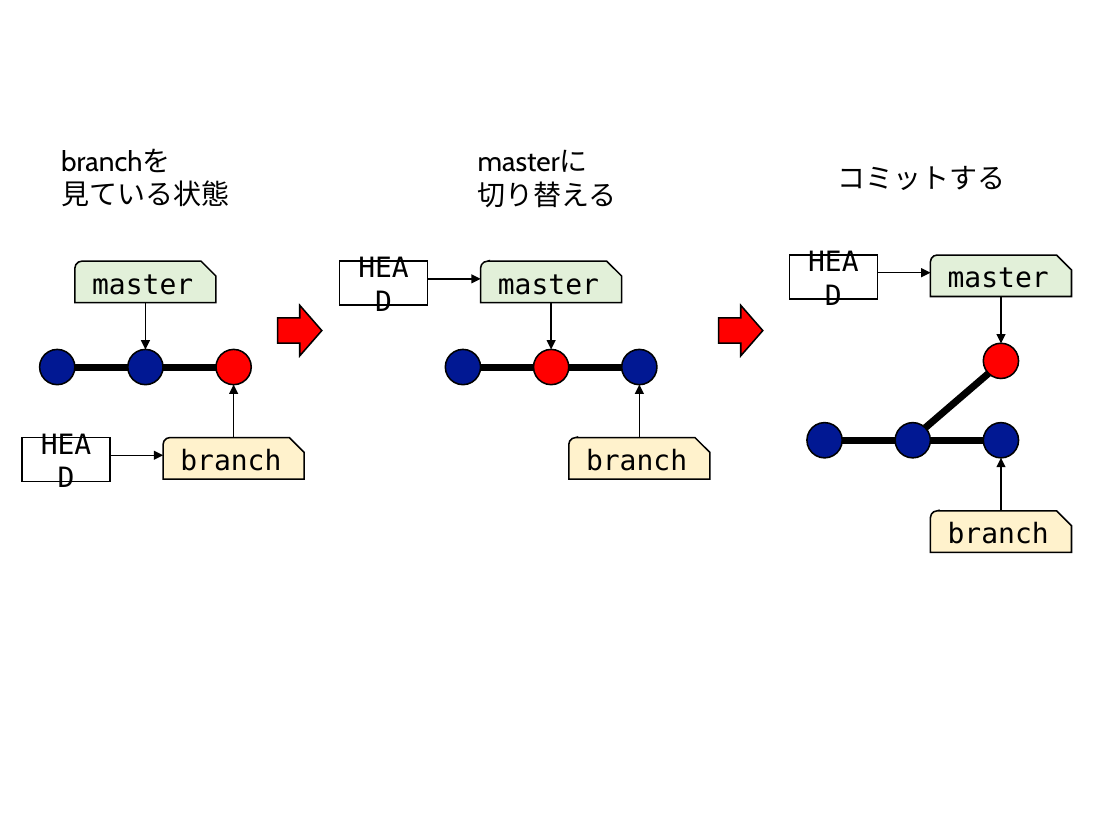
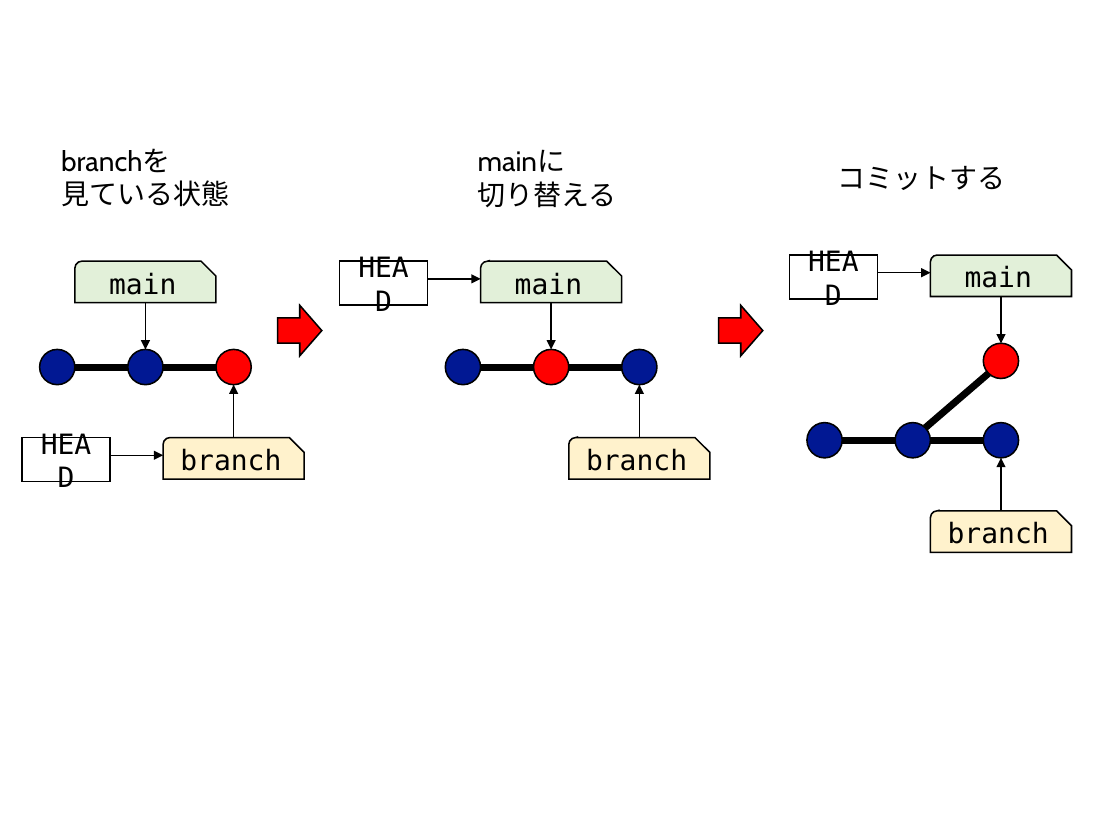
Before and after one commit to kaityo256/github, a slide deck: slide 12 of term/fig/fig.pptx (slide 10 before the commit). Drawn at 1120x840 pixels with LibreOffice and Linux fonts; fonts in the diff are those of the drawing. Boxes give left, top, right and bottom in pixels: in the first picture for what was removed or moved away, otherwise in the second. Text is boxed around its words. In the diff, an @@ line names an element or a change of style, - is before the commit and + after.

Commit message:
updates fig

```diff
--- a/term/fig/fig.pptx
+++ b/term/fig/fig.pptx
@@ text at bbox=[478, 149, 566, 172]: text changed @@
-masterに
+mainに
@@ text in snip round rect at bbox=[965, 265, 1032, 288]: text changed @@
-master
+main
@@ text in snip round rect at bbox=[109, 272, 176, 295]: text changed @@
-master
+main
@@ text in snip round rect at bbox=[515, 272, 582, 295]: text changed @@
-master
+main
```
Also in this commit, not shown: 8 other slides changed, 2 slides added.
